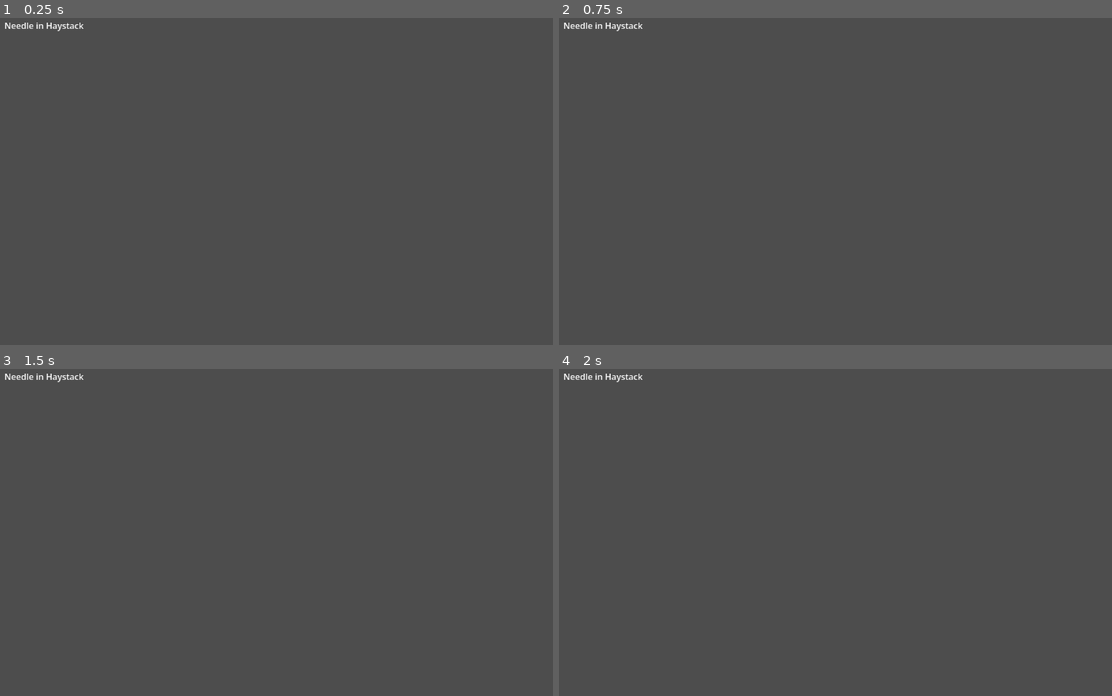
Above: before the commit, frames 1-4 (two rows, left to right).
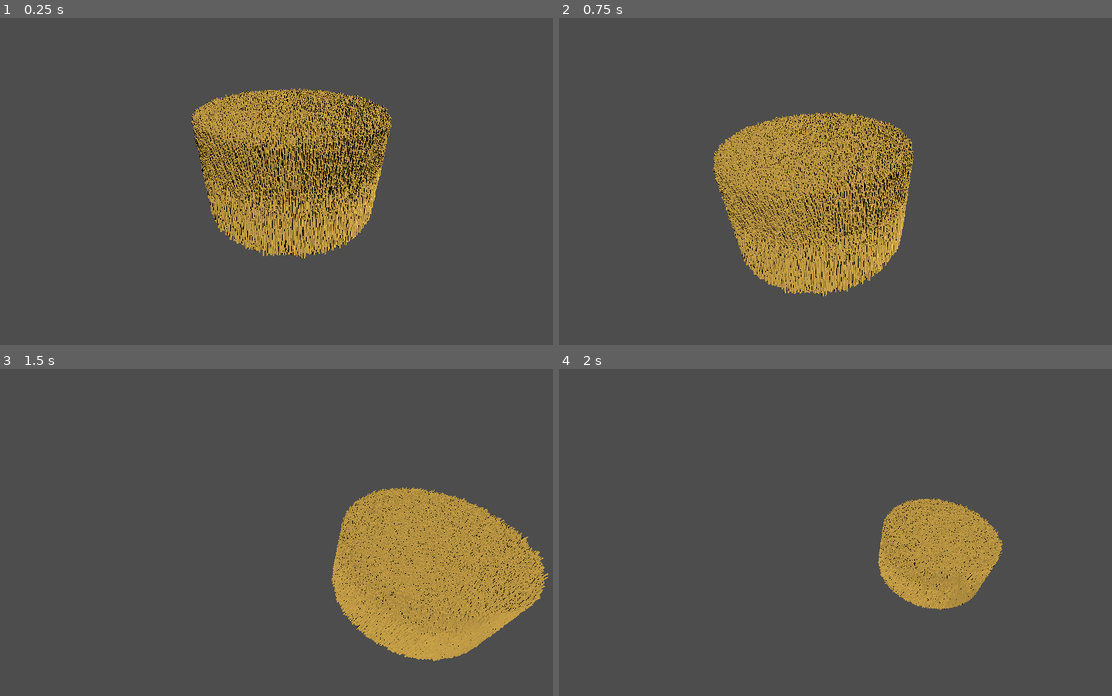
Above: after the commit, the same moments.

Repository: chrischang2/needle_in_haystack
Game: Godot game, scene res://scenes/main.tscn
The game is run twice, just before and just after one commit, with the same random seed, the same clock (stepped at 60 frames per second) and the same inputs.
Inputs (mouse positions are in pixels of both pictures, inside the frame that each line leads up to):
- Up to frame 1 (0.25 s): no input
- Up to frame 2 (0.75 s): tap Enter at 0.5 s; move the mouse to (984, 155) at 0.52 s; hold D from 0.53 s (still down); hold E from 0.53 s (still down); click (984, 155) at 0.67 s
- Up to frame 3 (1.5 s): tap Q at 0.8, 1.35 s; move the mouse to (165, 539) at 1.27 s; release D at 1.28 s; release E at 1.28 s; hold S from 1.28 s (still down); click (165, 539) at 1.42 s
- Up to frame 4 (2 s): keep holding S; tap Shift at 1.55 s

The runs differ from the first frame. In frame 1, 15% of the frame differs, in the area x 0-71%, y 1-74%; in frame 2, 16%, in the area x 0-65%, y 1-86%; in frame 3, 15%; in frame 4, 5.9%.

Commit message:
initial commit

Diff:
--- /dev/null
+++ b/scenes/haystack_bale.tscn
@@ -0,0 +1,19 @@
+[gd_scene format=3 uid="uid://dlxiv0nlxsb7q"]
+
+[ext_resource type="Script" uid="uid://d1a86ku3tkoc5" path="res://scripts/haystack_bale.gd" id="1_script"]
+
+[sub_resource type="CylinderMesh" id="CylinderMesh_lousi"]
+top_radius = 0.1
+bottom_radius = 0.1
+height = 3.0
+
+[sub_resource type="StandardMaterial3D" id="StandardMaterial3D_straw"]
+albedo_color = Color(0.85, 0.68, 0.28, 1)
+
+[node name="HaystackBale" type="Node3D" unique_id=1517402748]
+script = ExtResource("1_script")
+
+[node name="MeshInstance3D" type="MeshInstance3D" parent="." unique_id=1694555306]
+transform = Transform3D(1, 0, 0, 0, 0, -1, 0, 1, 0, 0, 0, 0)
+mesh = SubResource("CylinderMesh_lousi")
+surface_material_override/0 = SubResource("StandardMaterial3D_straw")
--- a/scenes/main.tscn
+++ b/scenes/main.tscn
@@ -1,13 +1,18 @@
-[gd_scene load_steps=2 format=3 uid="uid://c0m1n0mainscene"]
+[gd_scene format=3 uid="uid://bwqibwut4btik"]
 
-[ext_resource type="Script" path="res://scripts/main.gd" id="1_main"]
+[ext_resource type="Script" uid="uid://81ghi5q25yrn" path="res://scripts/main.gd" id="1_main"]
+[ext_resource type="PackedScene" uid="uid://cstrawbale01" path="res://scenes/straw_bale.tscn" id="2_straw_bale"]
+[ext_resource type="Script" uid="uid://bm7k3p2ki1q0b" path="res://scripts/free_look_camera.gd" id="3_free_look"]
 
-[node name="Main" type="Node2D"]
+[node name="Main" type="Node3D" unique_id=864433283]
 script = ExtResource("1_main")
 
-[node name="Label" type="Label" parent="."]
-offset_left = 40.0
-offset_top = 40.0
-offset_right = 400.0
-offset_bottom = 80.0
-text = "Needle in Haystack"
+[node name="Camera3D" type="Camera3D" parent="." unique_id=1870781681]
+transform = Transform3D(1, 0, 0, 0, 0.866025, 0.5, 0, -0.5, 0.866025, 0, 3, 5)
+current = true
+script = ExtResource("3_free_look")
+
+[node name="DirectionalLight3D" type="DirectionalLight3D" parent="." unique_id=1265089496]
+transform = Transform3D(0.707107, -0.5, 0.5, 0, 0.707107, 0.707107, -0.707107, -0.5, 0.5, 0, 4, 0)
+
+[node name="StrawBale" parent="." unique_id=1692054732 instance=ExtResource("2_straw_bale")]
--- /dev/null
+++ b/scenes/straw_bale.tscn
@@ -0,0 +1,22 @@
+[gd_scene format=3 uid="uid://cstrawbale01"]
+
+[ext_resource type="Script" path="res://scripts/straw_bale.gd" id="1_script"]
+
+[sub_resource type="CylinderMesh" id="CylinderMesh_straw"]
+top_radius = 0.015
+bottom_radius = 0.02
+height = 1.0
+radial_segments = 5
+rings = 0
+
+[sub_resource type="StandardMaterial3D" id="StandardMaterial3D_straw"]
+albedo_color = Color(0.85, 0.68, 0.28, 1)
+roughness = 1.0
+
+[node name="StrawBale" type="MultiMeshInstance3D"]
+material_override = SubResource("StandardMaterial3D_straw")
+script = ExtResource("1_script")
+straw_mesh = SubResource("CylinderMesh_straw")
+straw_count = 1000000
+bale_radius = 2.0
+bale_height = 1.2
--- /dev/null
+++ b/scripts/free_look_camera.gd
@@ -0,0 +1,52 @@
+extends Camera3D
+## WASD + mouse-look free camera for flying around the scene during play.
+
+@export var move_speed: float = 5.0
+@export var sprint_multiplier: float = 3.0
+@export var mouse_sensitivity: float = 0.003
+
+var _yaw: float = 0.0
+var _pitch: float = 0.0
+var _mouse_captured: bool = false
+
+
+func _ready() -> void:
+	_yaw = rotation.y
+	_pitch = rotation.x
+
+
+func _unhandled_input(event: InputEvent) -> void:
+	if event is InputEventMouseButton and event.pressed:
+		_mouse_captured = true
+		Input.mouse_mode = Input.MOUSE_MODE_CAPTURED
+	elif event is InputEventKey and event.keycode == KEY_ESCAPE and event.pressed:
+		_mouse_captured = false
+		Input.mouse_mode = Input.MOUSE_MODE_VISIBLE
+
+	if event is InputEventMouseMotion and _mouse_captured:
+		_yaw -= event.relative.x * mouse_sensitivity
+		_pitch -= event.relative.y * mouse_sensitivity
+		_pitch = clamp(_pitch, -1.5, 1.5)
+		rotation = Vector3(_pitch, _yaw, 0.0)
+
+
+func _process(delta: float) -> void:
+	var input_dir := Vector3.ZERO
+	if Input.is_key_pressed(KEY_W):
+		input_dir -= transform.basis.z
+	if Input.is_key_pressed(KEY_S):
+		input_dir += transform.basis.z
+	if Input.is_key_pressed(KEY_A):
+		input_dir -= transform.basis.x
+	if Input.is_key_pressed(KEY_D):
+		input_dir += transform.basis.x
+	if Input.is_key_pressed(KEY_E):
+		input_dir += transform.basis.y
+	if Input.is_key_pressed(KEY_Q):
+		input_dir -= transform.basis.y
+
+	if input_dir.length() > 0.0:
+		var speed := move_speed
+		if Input.is_key_pressed(KEY_SHIFT):
+			speed *= sprint_multiplier
+		position += input_dir.normalized() * speed * delta
--- /dev/null
+++ b/scripts/haystack_bale.gd
@@ -0,0 +1,12 @@
+extends Node3D
+## A giant round haystack bale placeholder mesh.
+
+## Overall scale multiplier — bump this up to make the bale bigger.
+@export var scale_multiplier: float = 4.0:
+	set(value):
+		scale_multiplier = value
+		scale = Vector3.ONE * value
+
+
+func _ready() -> void:
+	scale = Vector3.ONE * scale_multiplier
--- a/scripts/main.gd
+++ b/scripts/main.gd
@@ -1,4 +1,4 @@
-extends Node2D
+extends Node3D
 
 
 func _ready() -> void:
--- /dev/null
+++ b/scripts/straw_bale.gd
@@ -0,0 +1,60 @@
+extends MultiMeshInstance3D
+## Bundles many straw meshes into one draw call to represent a giant haystack bale.
+
+@export var straw_mesh: Mesh
+@export var straw_count: int = 1_000_000
+@export var bale_radius: float = 2.0
+@export var bale_height: float = 1.2
+
+
+func _ready() -> void:
+	_generate_bale()
+
+
+func _generate_bale() -> void:
+	var mm := MultiMesh.new()
+	mm.transform_format = MultiMesh.TRANSFORM_3D
+	mm.mesh = straw_mesh
+	mm.instance_count = straw_count
+
+	var rng := RandomNumberGenerator.new()
+	rng.randomize()
+
+	# Build the transform buffer directly — far faster than calling
+	# set_instance_transform() a million times.
+	var buffer := PackedFloat32Array()
+	buffer.resize(straw_count * 12)
+
+	for i in straw_count:
+		# Uniform random point inside the bale's circular footprint.
+		var angle := rng.randf_range(0.0, TAU)
+		var r := sqrt(rng.randf()) * bale_radius
+		var x := cos(angle) * r
+		var z := sin(angle) * r
+		var y := rng.randf_range(0.0, bale_height)
+
+		var tilt := rng.randf_range(-0.35, 0.35)
+		var yaw := rng.randf_range(0.0, TAU)
+		var length_scale := rng.randf_range(0.8, 1.2)
+
+		var basis := Basis(Vector3.RIGHT, tilt) * Basis(Vector3.UP, yaw)
+		basis = basis.scaled(Vector3(1.0, length_scale, 1.0))
+
+		var xform := Transform3D(basis, Vector3(x, y, z))
+
+		var idx := i * 12
+		buffer[idx + 0] = xform.basis.x.x
+		buffer[idx + 1] = xform.basis.y.x
+		buffer[idx + 2] = xform.basis.z.x
+		buffer[idx + 3] = xform.origin.x
+		buffer[idx + 4] = xform.basis.x.y
+		buffer[idx + 5] = xform.basis.y.y
+		buffer[idx + 6] = xform.basis.z.y
+		buffer[idx + 7] = xform.origin.y
+		buffer[idx + 8] = xform.basis.x.z
+		buffer[idx + 9] = xform.basis.y.z
+		buffer[idx + 10] = xform.basis.z.z
+		buffer[idx + 11] = xform.origin.z
+
+	mm.buffer = buffer
+	multimesh = mm
Not shown, added: scripts/free_look_camera.gd.uid
Not shown, added: scripts/haystack_bale.gd.uid
Not shown, added: scripts/straw_bale.gd.uid
